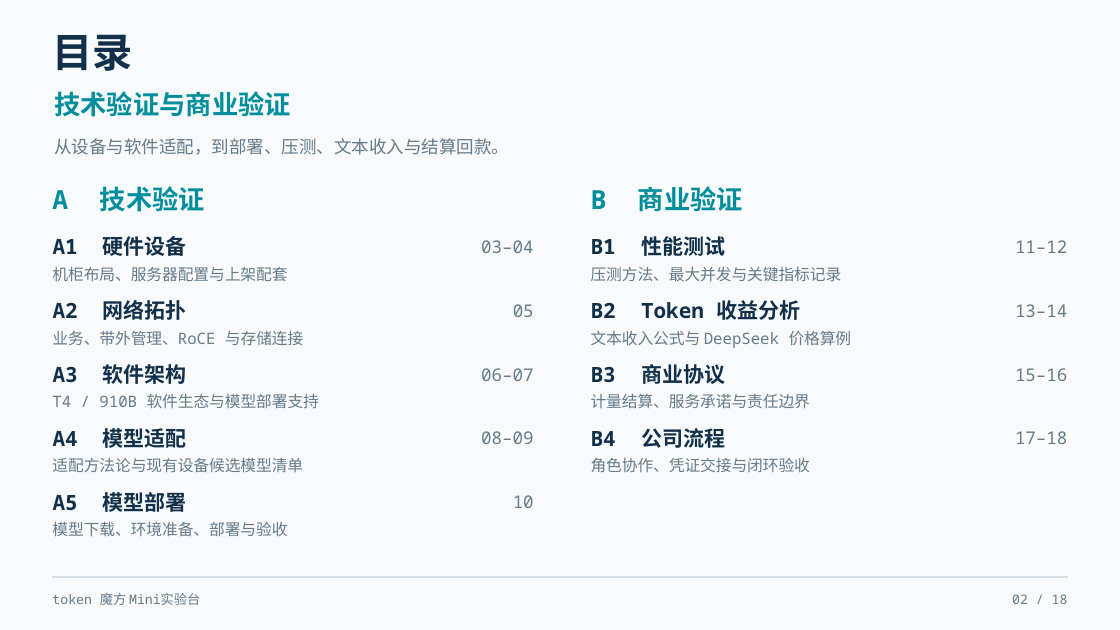
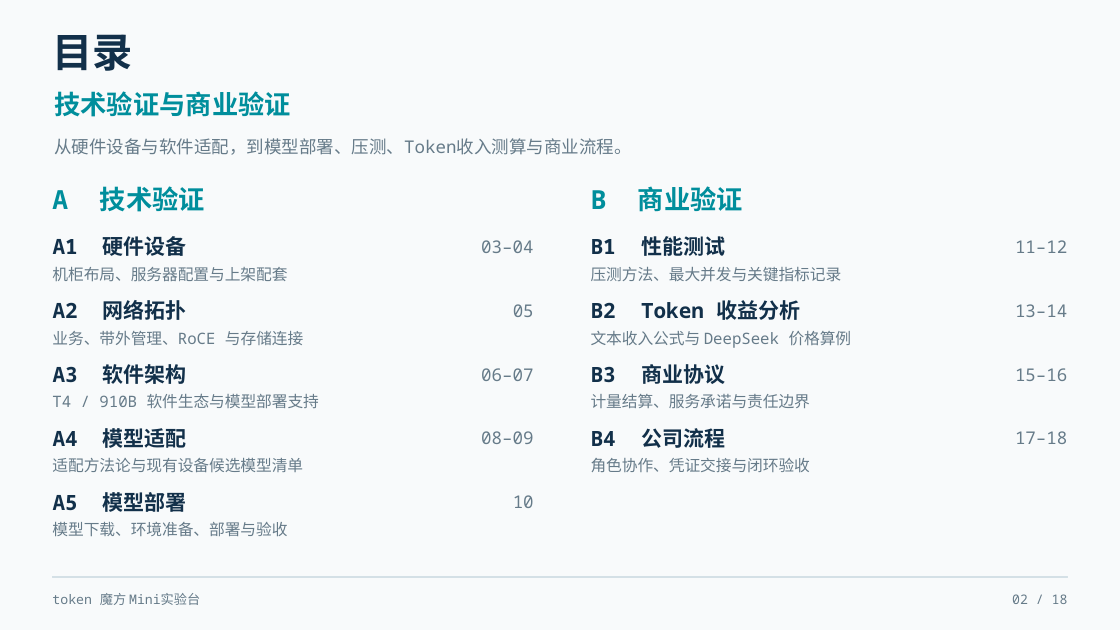
Before and after one commit to KurisuZhang/codex-catl, a slide deck: slide 2 of output/token_mini/Token魔方Mini实验台_完整合并版_修复版.pptx. Drawn at 1120x630 pixels with LibreOffice and Linux fonts; fonts in the diff are those of the drawing. Boxes give left, top, right and bottom in pixels: in the first picture for what was removed or moved away, otherwise in the second. Text is boxed around its words. In the diff, an @@ line names an element or a change of style, - is before the commit and + after.

```diff
--- a/output/token_mini/Token魔方Mini实验台_完整合并版_修复版.pptx
+++ b/output/token_mini/Token魔方Mini实验台_完整合并版_修复版.pptx
@@ text at [54,138,631,155]: text changed @@
-从设备与软件适配，到部署、压测、文本收入与结算回款。
+从硬件设备与软件适配，到模型部署、压测、Token收入测算与商业流程。
```
Also in this commit, not shown: 12 other slides changed, 21 other files.
